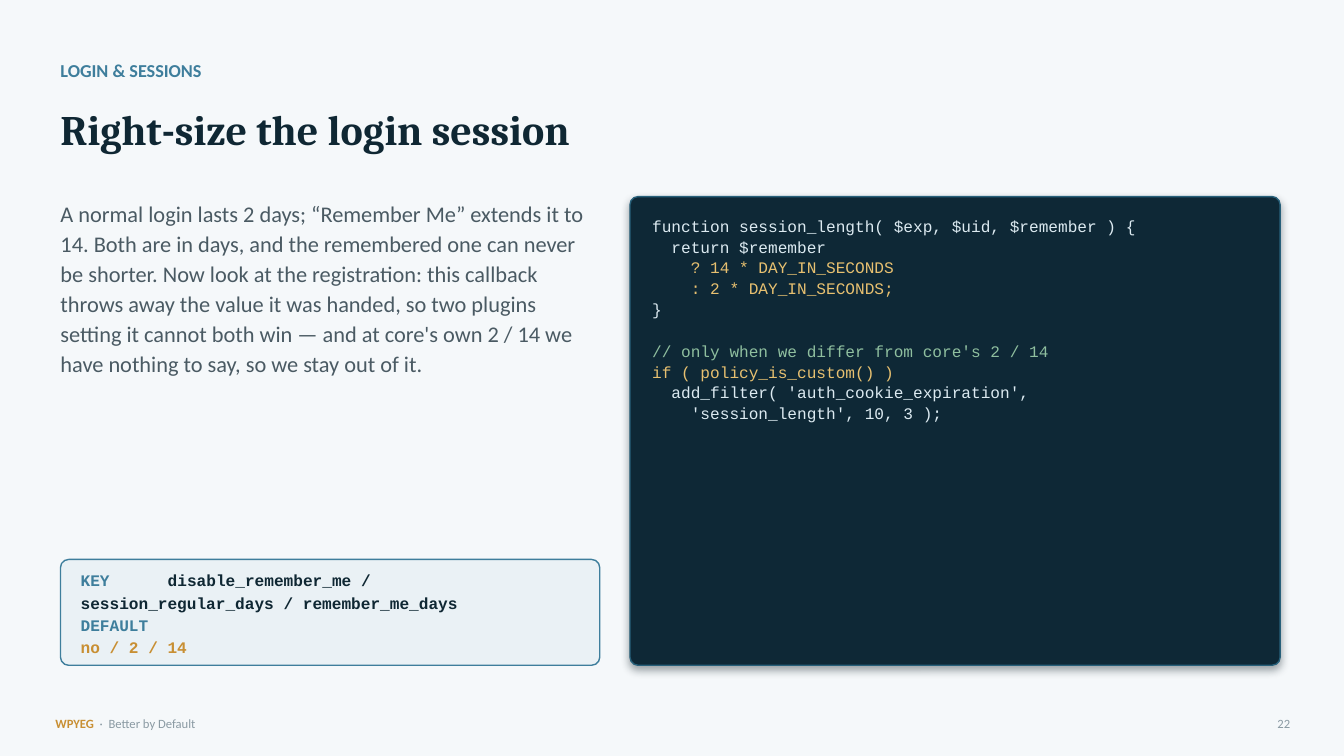
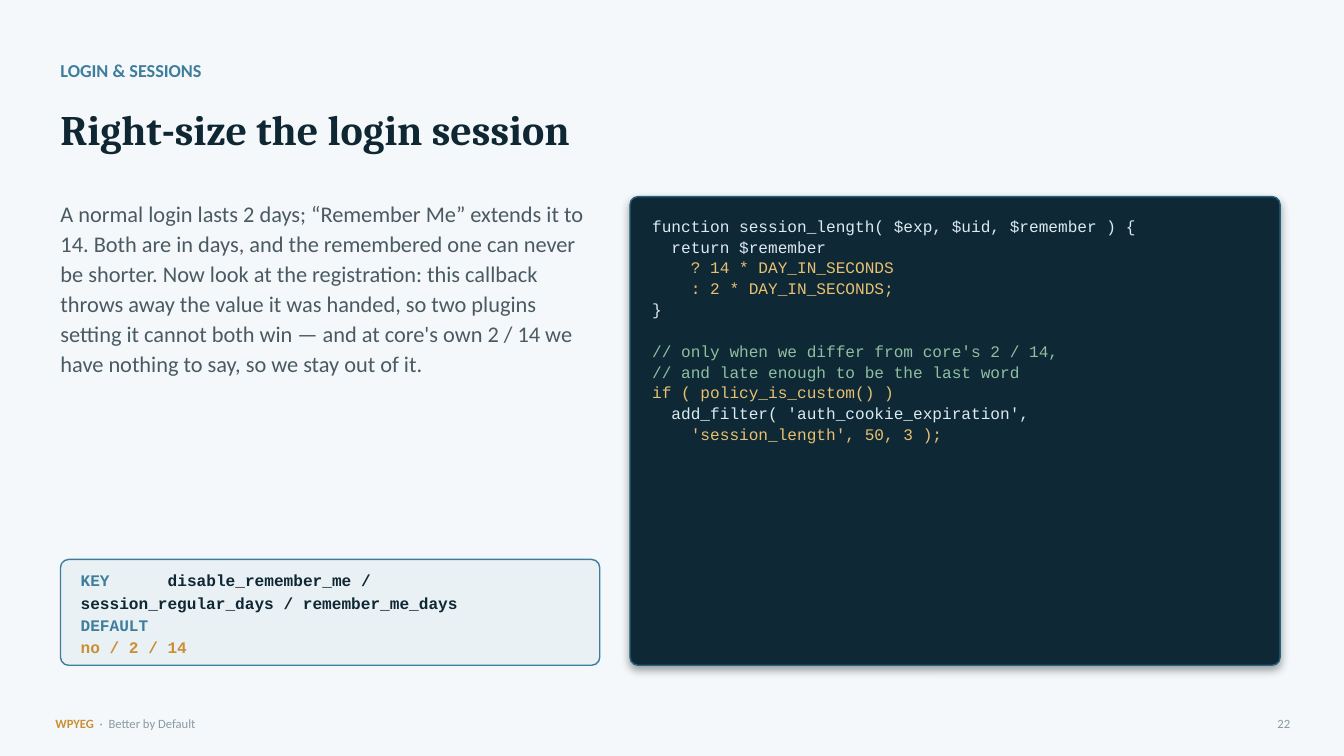
Before and after one commit to WPYEG/Better-by-Default, a slide deck: slide 22 of workshop/Better-by-Default.pptx. Drawn at 1344x756 pixels with LibreOffice and Linux fonts; fonts in the diff are those of the drawing. Boxes give left, top, right and bottom in pixels: in the first picture for what was removed or moved away, otherwise in the second. Text is boxed around its words. In the diff, an @@ line names an element or a change of style, - is before the commit and + after.

```diff
--- a/workshop/Better-by-Default.pptx
+++ b/workshop/Better-by-Default.pptx
@@ text at (x1=681, y1=345, x2=1058, y2=382): text changed @@
-// only when we differ from core's 2 / 14
+// only when we differ from core's 2 / 14,
+// and late enough to be the last word
@@ text at (x1=691, y1=428, x2=913, y2=444): text changed; text colour #DCEAF1 to #E7C070 @@
-'session_length', 10, 3 );
+'session_length', 50, 3 );
```
Also in this commit, not shown: 5 other files.
